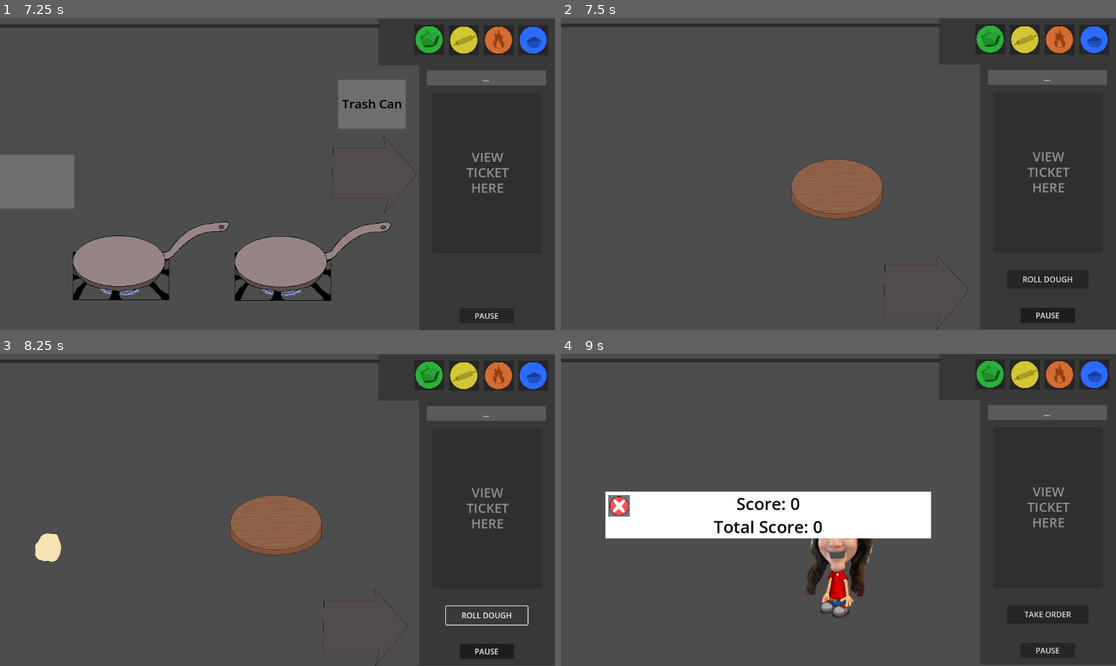
Above: before the commit, frames 1-4 (two rows, left to right).
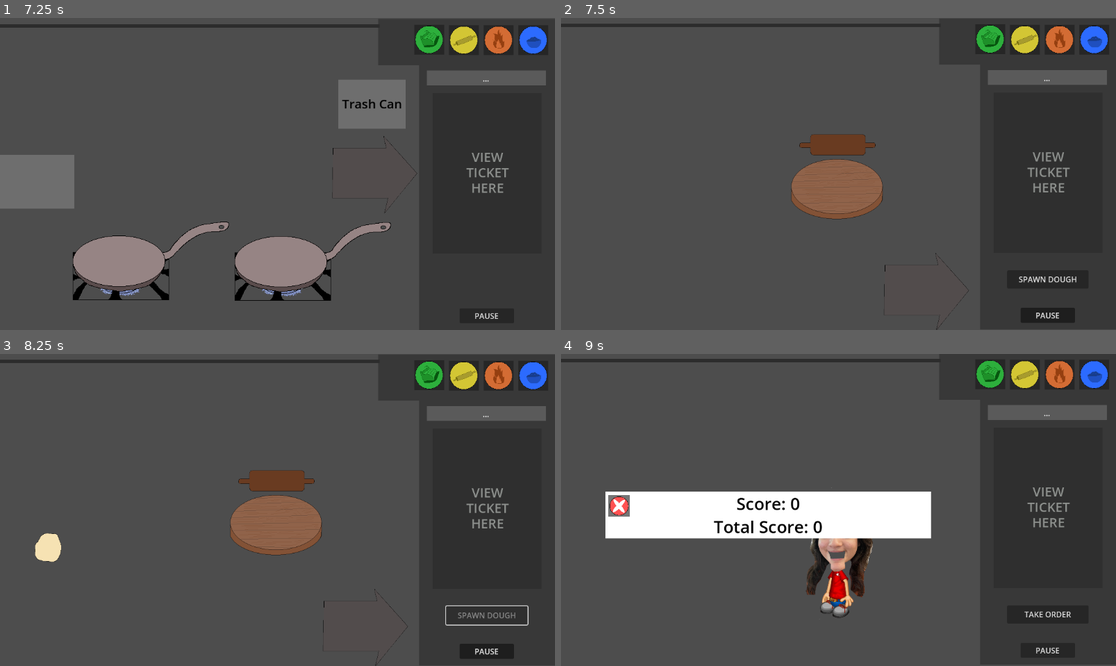
Above: after the commit, the same moments.

Repository: trishadar/PapasRotiria
Game: Godot game, scene res://main.tscn
Same seed, same stepped clock (60 frames per second), same inputs: the game is played once before the commit and once after it.
Inputs (mouse positions are in pixels of both pictures, inside the frame that each line leads up to):
- Up to frame 1 (7.25 s): click "START GAME" at 0.5 s; click "TAKE ORDER" at 1.25 s; click (488, 276) at 2 s; click (532, 39) at 2.75 s; click "PANEER" at 3.5 s; click "BUTTER CHICKEN" at 4.25 s; click "GOBI" at 5 s; click "FINISH ORDER" at 5.75 s; click (499, 39) at 6.5 s
- Up to frame 2 (7.5 s): click (1027, 39) at 7.25 s
- Up to frame 3 (8.25 s): click "ROLL DOUGH" (after the commit: "SPAWN DOUGH") at 8 s
- Up to frame 4 (9 s): click (988, 375) at 8.75 s

Frame 1 is identical in both runs. In frame 2, 0.9% of the frame differs, in the area x 42-93%, y 37-85%; in frame 3, 0.9%; in frame 4, nothing differs.

Commit message:
r9w0ur0wu9r

Diff:
--- a/project/roll.gd
+++ b/project/roll.gd
@@ -7,7 +7,7 @@
 var spawn_count: int = 0
 var ticketSpawned = false
 var spawnCountChecker = false
-
+var spacebar = false
 #@onready var dough = get_node("Roti")
 @onready var board = get_node("PutRotiHere")
 @onready var button = $takeOrderButton
@@ -53,16 +53,23 @@
 
 
 	for rotiObj in ms.rotiList:
+
 		if(rotiObj.position == board.global_position and spawnCountChecker == false):
 			print_debug("debra")
-			rotiObj.visible = false
+			#rotiObj.visible = false
 			board.isOccupied = false
 			board.rotiOccupied = null
-			spawn_count = spawn_count - 1
+			#spawn_count = spawn_count - 1
 			print_debug(spawn_count)
 			spawnCountChecker = true
 
-		#if spawn_count>=1:
-		#	button.disabled = true
-		#else:
-		#	button.disabled = false
+		if(spawnCountChecker == true and rotiObj.position == board.global_position):
+			var doughtoroti = rotiObj.get_node("AnimatedSprite2D")
+			if(Input.is_action_just_pressed("ui_accept") and doughtoroti.frame!=12):
+				doughtoroti.frame = doughtoroti.frame+1
+
+
+		if spawn_count>=1:
+			button.disabled = true
+		else:
+			button.disabled = false
--- a/project/roll.tscn
+++ b/project/roll.tscn
@@ -6,7 +6,8 @@
 [ext_resource type="Texture2D" uid="uid://vm1pi531y2h8" path="res://Assets/Circle.png" id="4_jsvgc"]
 [ext_resource type="PackedScene" uid="uid://ds26w6tcmw7mc" path="res://rollingBoard.tscn" id="6_32hjg"]
 [ext_resource type="Texture2D" uid="uid://ddk7g2oe28co2" path="res://Assets/BigArrow.png" id="7_gk5yo"]
-[ext_resource type="Script" path="res://SwapRotiStation.gd" id="8_ak4fk"]
+[ext_resource type="Script" uid="uid://c8idf0kmkxbra" path="res://SwapRotiStation.gd" id="8_ak4fk"]
+[ext_resource type="Texture2D" uid="uid://ctqdh8ivxtujf" path="res://Assets/rolling pin.png" id="8_j3jrc"]
 
 [sub_resource type="CanvasTexture" id="CanvasTexture_vrgdt"]
 
@@ -21,7 +22,7 @@
 offset_top = 523.0
 offset_right = 1095.0
 offset_bottom = 561.0
-text = "ROLL DOUGH"
+text = "SPAWN DOUGH"
 
 [node name="pauseButton" type="Button" parent="."]
 offset_left = 954.0
@@ -71,6 +72,14 @@
 visible = false
 polygon = PackedVector2Array(-192.609, -124.868, 55.9911, -124.868, 40.3136, -177.778, 197.089, -14.8148, 47.0325, 160. …(334 unchanged characters)…
 
+[node name="RollingPin" type="Node2D" parent="."]
+position = Vector2(562, 255)
+scale = Vector2(0.4, 0.4)
+
+[node name="Sprite2D" type="Sprite2D" parent="RollingPin"]
+position = Vector2(30, 21)
+texture = ExtResource("8_j3jrc")
+
 [connection signal="ready" from="." to="." method="_on_ready"]
 [connection signal="pressed" from="takeOrderButton" to="." method="_on_take_order_button_pressed"]
 [connection signal="area_entered" from="SwapArrow/Area2D" to="SwapArrow/BigArrow" method="_on_area_2d_area_entered"]
--- a/project/roti.tscn
+++ b/project/roti.tscn
@@ -344,7 +344,6 @@
 scale = Vector2(0.462, 0.46158)
 sprite_frames = SubResource("SpriteFrames_0igqm")
 animation = &"roll"
-frame_progress = 0.672887
 
 [node name="Area2D" type="Area2D" parent="."]
 scale = Vector2(1.02, 0.985)
Not shown: 1 places in project/cook.tscn that only renumber resources
Not shown: 1 places in project/order.tscn that only renumber resources
Not shown: 1 places in project/roll.tscn that only renumber resources
